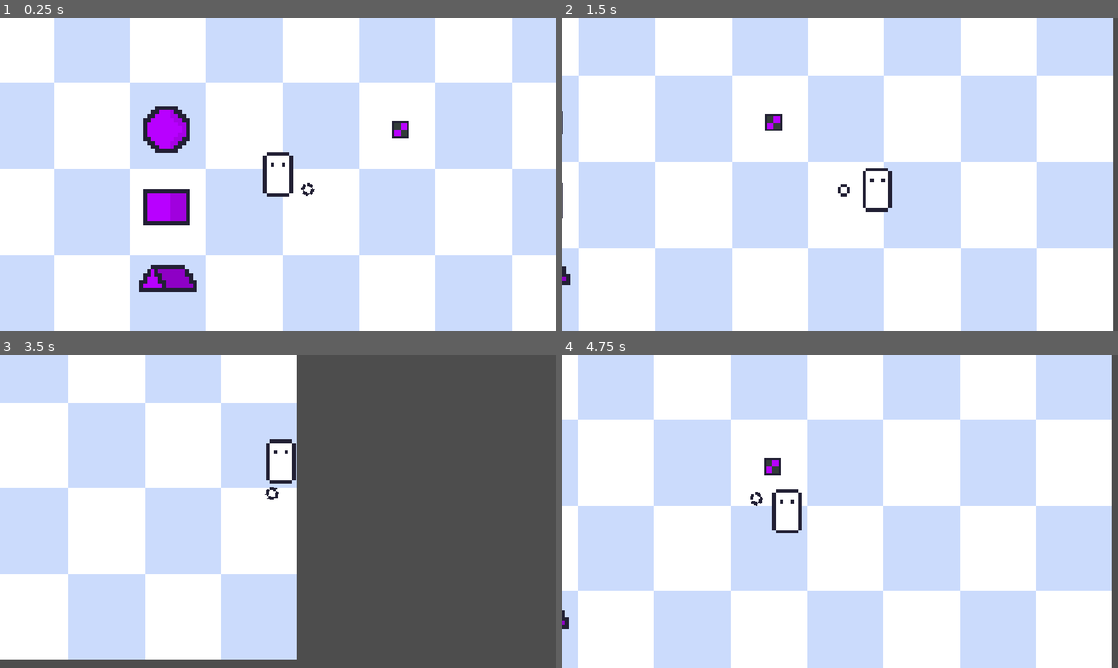
Above: before the commit, frames 1-4 (two rows, left to right).
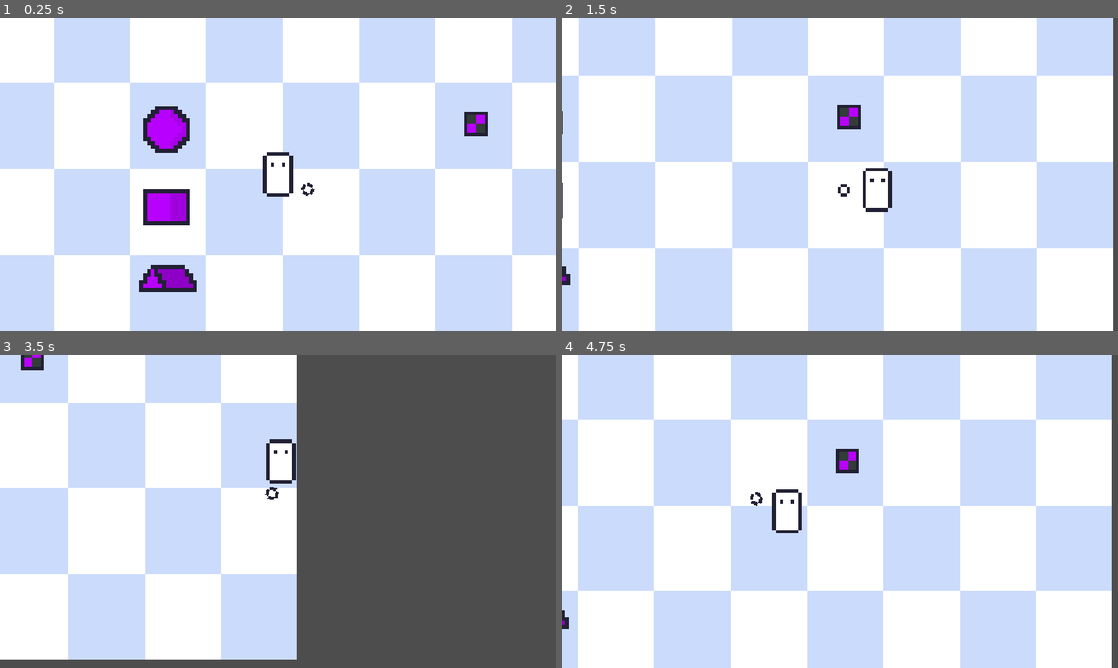
Above: after the commit, the same moments.

Repository: J-mikyas/Dreadmire
Game: Godot game, scene res://Assets/Scenes/Levels/Debug.tscn
Two runs of this game, one before a commit and one after it. Both use one fixed random seed, a clock stepped at 60 frames per second and the inputs below.
Inputs (mouse positions are in pixels of both pictures, inside the frame that each line leads up to):
- Up to frame 1 (0.25 s): no input
- Up to frame 2 (1.5 s): tap Enter at 0.5 s; move the mouse to (962, 158) at 0.52 s; hold D (right) 0.53-1.28 s; hold E 0.53-1.28 s; move the mouse to (728, 190) at 1.27 s; hold S (down) from 1.28 s (still down); tap E at 1.35 s
- Up to frame 3 (3.5 s): move the mouse to (333, 442) at 2.02 s; release S (down) at 2.03 s; hold D (right) 2.03-2.78 s; hold E 2.03-2.78 s; move the mouse to (250, 574) at 2.77 s; hold W (up) from 2.78 s (still down); tap E at 2.85 s
- Up to frame 4 (4.75 s): move the mouse to (1006, 558) at 3.52 s; release W (up) at 3.53 s; hold E 3.53-4.28 s; hold A (left) from 3.53 s (still down); move the mouse to (673, 464) at 4.27 s; tap E at 4.35 s

The runs differ from the first frame. In frame 1, 0.5% of the frame differs, in the area x 70-88%, y 30-39%; in frame 2, 0.5%; in frame 3, 0.2%; in frame 4, 0.5%.

Commit message:
Refactor: Separate WorldItem and InventoryItem.

Diff:
--- /dev/null
+++ b/Assets/Code/Objects/Items/Classes/inventory_item.gd
@@ -0,0 +1,2 @@
+class_name Inventory_Item
+extends Item
--- a/Assets/Code/Objects/Items/Classes/item.gd
+++ b/Assets/Code/Objects/Items/Classes/item.gd
@@ -1,29 +1,4 @@
 class_name Item
-extends Area2D
+extends Node2D
 
 @export var Item_Name : String
-@onready var label: Label = $Label
-var can_PickUp: bool = false
-var Current_Body: Player
-
-
-func PickUp(player:Player):
-	player.append_item(Item_Name)
-	print("You picked up item " + Item_Name + ".")
-	queue_free()
-
-
-func _on_body_entered(body: Node2D) -> void:
-	if body is Player:
-		label.text = "[E]"
-		label.show()
-		can_PickUp = true
-		Current_Body = body
-
-func _on_body_exited(body: Node2D) -> void:
-	label.hide()
-	can_PickUp = false
-
-func _physics_process(delta: float) -> void:
-	if Input.is_key_pressed(KEY_E) and can_PickUp:
-		PickUp(Current_Body)
--- /dev/null
+++ b/Assets/Code/Objects/Items/Classes/world_item.gd
@@ -0,0 +1,29 @@
+class_name World_Item
+extends Item
+
+
+@onready var label: Label = $Label
+var can_PickUp: bool = false
+var Current_Body: Player
+
+
+func PickUp(player:Player):
+	player.append_item(Item_Name)
+	print("You picked up item " + Item_Name + ".")
+	queue_free()
+
+
+func _on_body_entered(body: Node2D) -> void:
+	if body is Player:
+		label.text = "[E]"
+		label.show()
+		can_PickUp = true
+		Current_Body = body
+
+func _on_body_exited(body: Node2D) -> void:
+	label.hide()
+	can_PickUp = false
+
+func _physics_process(delta: float) -> void:
+	if Input.is_key_pressed(KEY_E) and can_PickUp:
+		PickUp(Current_Body)
--- a/Assets/Code/Tmp/test_item.gd
+++ b/Assets/Code/Tmp/test_item.gd
@@ -1 +1 @@
-extends Item
+extends World_Item
--- a/Assets/Scenes/Levels/Debug.tscn
+++ b/Assets/Scenes/Levels/Debug.tscn
@@ -22,9 +22,6 @@
 
 [node name="Level" type="Node2D" parent="." unique_id=1475033954]
 y_sort_enabled = true
-
-[node name="Test_Item" parent="Level" unique_id=1955668158 instance=ExtResource("6_kbki0")]
-position = Vector2(820, 242)
 
 [node name="Player" parent="Level" unique_id=1130819150 instance=ExtResource("2_fwket")]
 position = Vector2(566, 335)
@@ -68,3 +65,6 @@
 
 [node name="CollisionPolygon2D" type="CollisionPolygon2D" parent="Level/Prism" unique_id=900730017]
 polygon = PackedVector2Array(-51, 46.325012, -38, 16.325012, 39, 16.325012, 58, 46.325012, 58, 46.325012)
+
+[node name="Test_Item" parent="." unique_id=1460217618 instance=ExtResource("6_kbki0")]
+position = Vector2(976, 231)
--- /dev/null
+++ b/Assets/Scenes/Objects/Classes/InventoryItem.tscn
@@ -0,0 +1,6 @@
+[gd_scene format=3 uid="uid://bkja5xg3lgxi3"]
+
+[ext_resource type="Script" uid="uid://cbjl65t3j86ci" path="res://Assets/Code/Objects/Items/Classes/inventory_item.gd" id="1_7v4xf"]
+
+[node name="InventoryItem" type="Node2D" unique_id=2089391129]
+script = ExtResource("1_7v4xf")
--- a/Assets/Scenes/Objects/Classes/Item.tscn
+++ b/Assets/Scenes/Objects/Classes/Item.tscn
@@ -2,27 +2,6 @@
 
 [ext_resource type="Script" uid="uid://bwi2pl0p787xf" path="res://Assets/Code/Objects/Items/Classes/item.gd" id="1_7ngke"]
 
-[sub_resource type="CircleShape2D" id="CircleShape2D_r7bme"]
-radius = 97.0
-
-[node name="Item" type="Area2D" unique_id=2095330824]
+[node name="Item" type="Node2D" unique_id=1230717844]
 y_sort_enabled = true
 script = ExtResource("1_7ngke")
-
-[node name="CollisionShape2D" type="CollisionShape2D" parent="." unique_id=127267084]
-shape = SubResource("CircleShape2D_r7bme")
-
-[node name="Sprite2D" type="Sprite2D" parent="." unique_id=1374943324]
-y_sort_enabled = true
-
-[node name="Label" type="Label" parent="." unique_id=745055228]
-offset_left = -22.0
-offset_top = -75.0
-offset_right = 22.0
-offset_bottom = -25.0
-theme_override_colors/font_outline_color = Color(0, 0, 0, 1)
-theme_override_constants/outline_size = 11
-theme_override_font_sizes/font_size = 36
-
-[connection signal="body_entered" from="." to="." method="_on_body_entered"]
-[connection signal="body_exited" from="." to="." method="_on_body_exited"]
--- /dev/null
+++ b/Assets/Scenes/Objects/Classes/WorldItem.tscn
@@ -0,0 +1,27 @@
+[gd_scene format=3 uid="uid://b7plv3gj4r1so"]
+
+[ext_resource type="Script" uid="uid://dxnmxk68oeppa" path="res://Assets/Code/Objects/Items/Classes/world_item.gd" id="1_jv65r"]
+
+[sub_resource type="CircleShape2D" id="CircleShape2D_nq0au"]
+radius = 97.0
+
+[node name="WorldItem" type="Area2D" unique_id=1460217618]
+script = ExtResource("1_jv65r")
+
+[node name="CollisionShape2D" type="CollisionShape2D" parent="." unique_id=1506731865]
+shape = SubResource("CircleShape2D_nq0au")
+
+[node name="Sprite2D" type="Sprite2D" parent="." unique_id=799154367]
+y_sort_enabled = true
+
+[node name="Label" type="Label" parent="." unique_id=499975254]
+offset_left = -22.0
+offset_top = -75.0
+offset_right = 22.0
+offset_bottom = -25.0
+theme_override_colors/font_outline_color = Color(0, 0, 0, 1)
+theme_override_constants/outline_size = 11
+theme_override_font_sizes/font_size = 36
+
+[connection signal="body_entered" from="." to="." method="_on_body_entered"]
+[connection signal="body_exited" from="." to="." method="_on_body_exited"]
--- a/Assets/Scenes/Tmp/test_item.tscn
+++ b/Assets/Scenes/Tmp/test_item.tscn
@@ -1,11 +1,13 @@
 [gd_scene format=3 uid="uid://byb4y2fiq5kck"]
 
-[ext_resource type="PackedScene" uid="uid://c1d56f5ow5ltc" path="res://Assets/Scenes/Objects/Classes/Item.tscn" id="1_nicve"]
+[ext_resource type="Script" uid="uid://bi71ia8tflbuk" path="res://Assets/Code/Tmp/test_item.gd" id="1_nicve"]
+[ext_resource type="PackedScene" uid="uid://b7plv3gj4r1so" path="res://Assets/Scenes/Objects/Classes/WorldItem.tscn" id="1_wd636"]
 [ext_resource type="Texture2D" uid="uid://dqtqrbh5r3dsa" path="res://Assets/Sprites/Tmp/test_item.png" id="2_wd636"]
 
-[node name="Test_Item" unique_id=1955668158 instance=ExtResource("1_nicve")]
-Item_Name = "test_item"
+[node name="Test_Item" unique_id=1460217618 instance=ExtResource("1_wd636")]
+script = ExtResource("1_nicve")
+Item_Name = "Test_Item"
 
-[node name="Sprite2D" parent="." index="1" unique_id=1374943324]
-scale = Vector2(4.4873166, 4.4873166)
+[node name="Sprite2D" parent="." index="1" unique_id=799154367]
+scale = Vector2(6.1218815, 6.1218815)
 texture = ExtResource("2_wd636")
Not shown, added: Assets/Code/Objects/Items/Classes/inventory_item.gd.uid
Not shown, added: Assets/Code/Objects/Items/Classes/world_item.gd.uid
Not shown, changed: Assets/Code/Tmp/test_item.gd.uid
